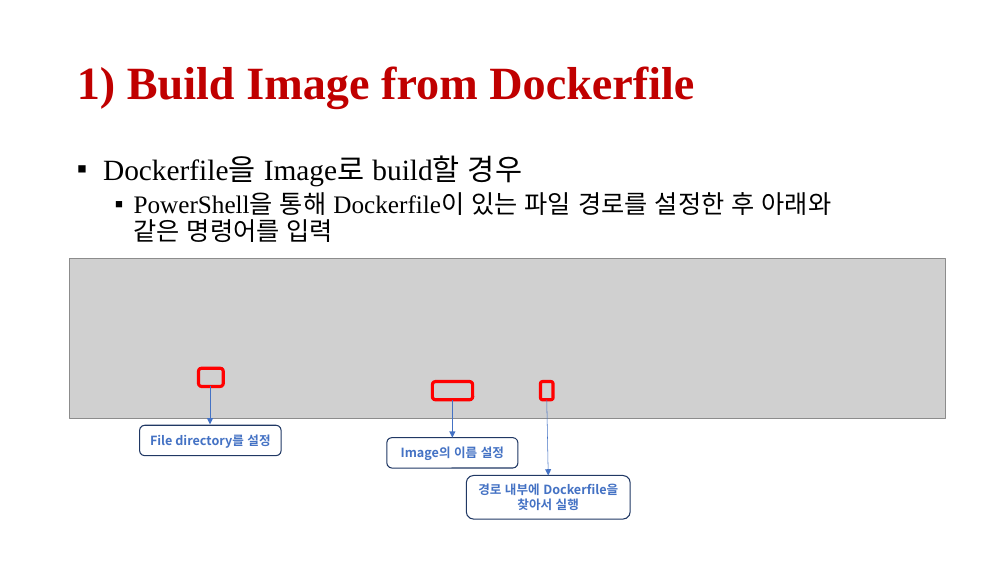
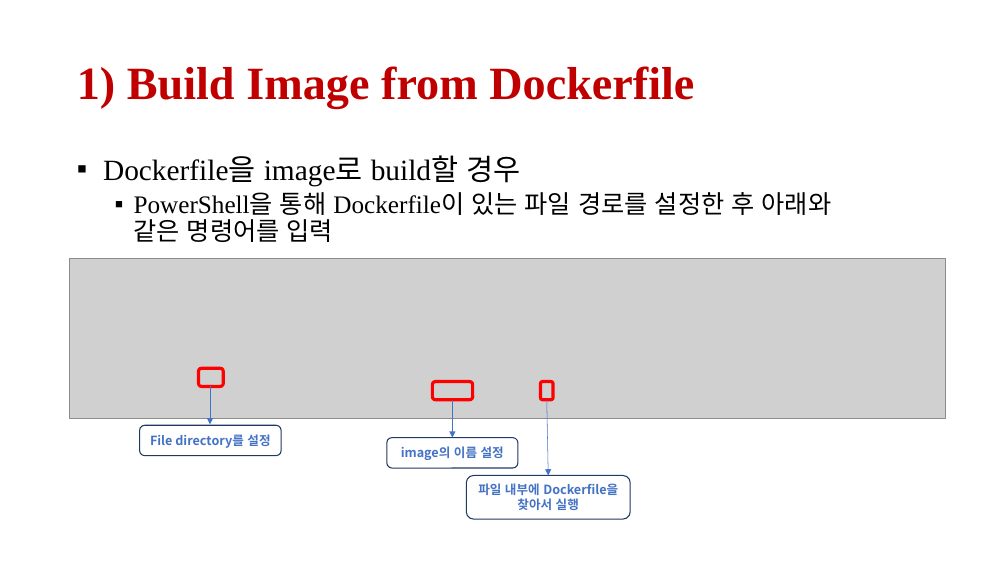
Before and after one commit to dr-you-group/Yonsei-Docker, a slide deck: slide 9 of docker_tutorial.pptx. Drawn at 1008x567 pixels with LibreOffice and Linux fonts; fonts in the diff are those of the drawing; grey boxes stand for pictures. Boxes give left, top, right and bottom in pixels: in the first picture for what was removed or moved away, otherwise in the second. Text is boxed around its words. In the diff, an @@ line names an element or a change of style, - is before the commit and + after.

```diff
--- a/docker_tutorial.pptx
+++ b/docker_tutorial.pptx
@@ text at bbox=[103, 155, 520, 186]: text changed @@
-▪ Dockerfile을 Image로 build할 경우
+▪ Dockerfile을 image로 build할 경우
@@ text in rounded rectangle at bbox=[478, 483, 618, 510]: text changed @@
-경로 내부에 Dockerfile을 찾아서 실행
+파일 내부에 Dockerfile을 찾아서 실행
```
Also in this commit, not shown: 3 other slides changed.
